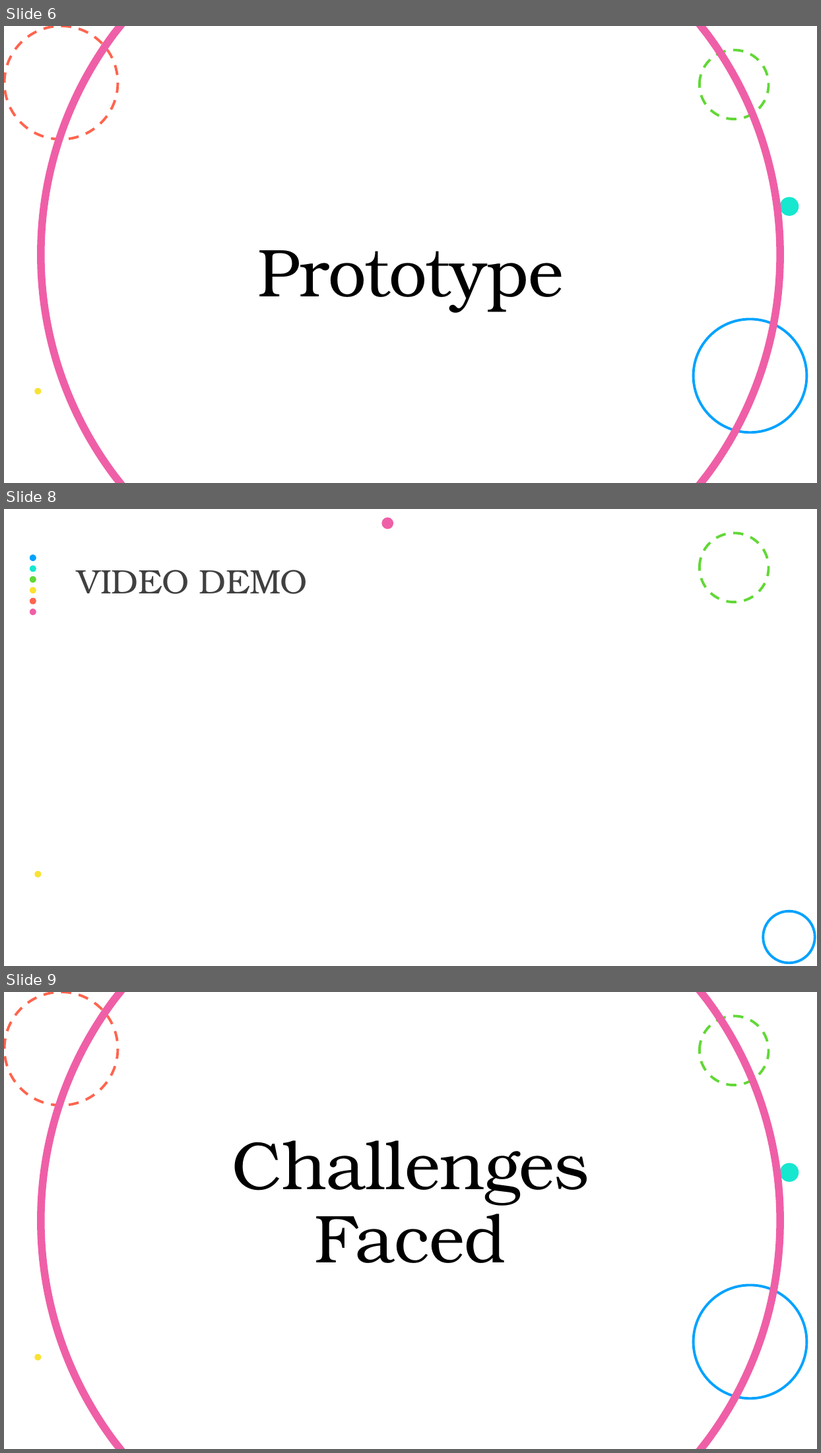
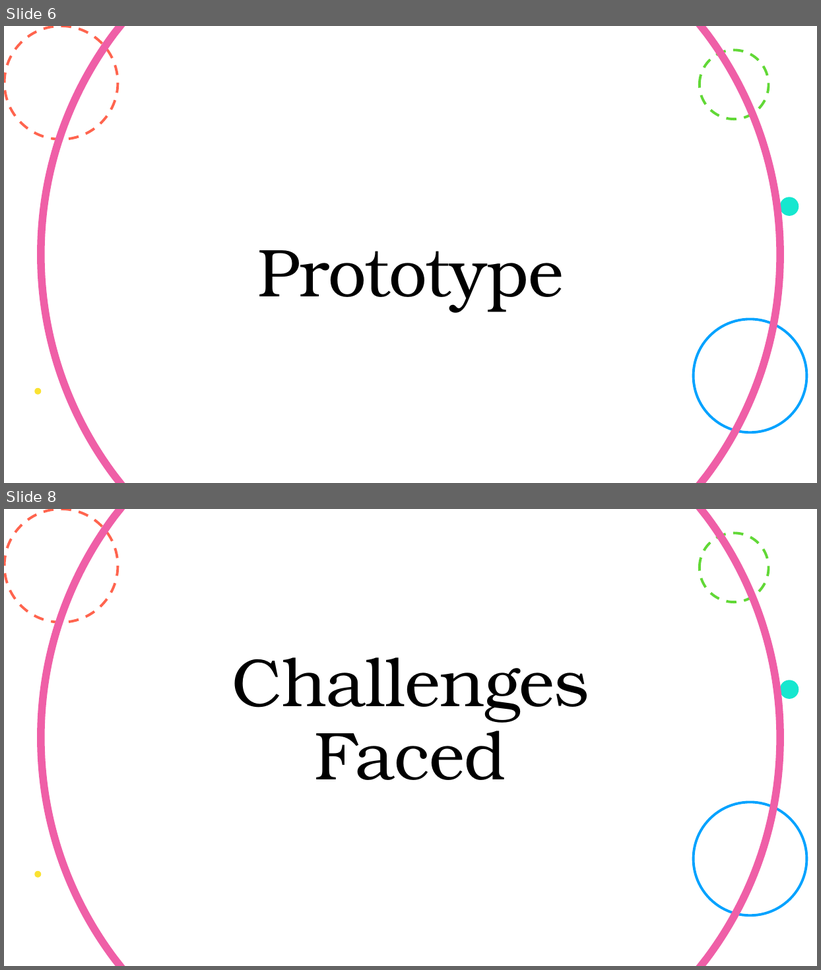
Before and after one commit to crmsnbleyd/Covid-19_Risk, a slide deck: presentation/COVID-19 Risk Predictor.pptx. Shown one above the other, each under a label of ours: slides 6, 8 and 9 before the commit, slides 6 and 8 after it; the slides between them are not shown. The pictures are 821x1453 and 821x970 pixels, drawn with LibreOffice and Linux fonts; fonts in the diff are those of the drawing. Boxes give left, top, right and bottom in pixels: in the first picture for what was removed or moved away, otherwise in the second. Text is boxed around its words. In the diff, an @@ line names an element or a change of style, - is before the commit and + after.

```diff
--- a/presentation/COVID-19 Risk Predictor.pptx
+++ b/presentation/COVID-19 Risk Predictor.pptx
@@ slide 8 removed at box(4, 509, 817, 966), background #FFFFFF; not listed: 2 template elements that a slide beside it also shows @@
@@ ellipse removed at box(382, 518, 393, 529) @@
@@ group removed at box(30, 555, 36, 615): 6 ellipses @@
@@ title removed at box(77, 570, 308, 594) @@
-VIDEO DEMO
@@ ellipse removed at box(764, 912, 815, 964) @@
@@ what was slide 9 is now slide 8 @@
```
Also in this commit, not shown: 1 slide changed, 2 other files.
